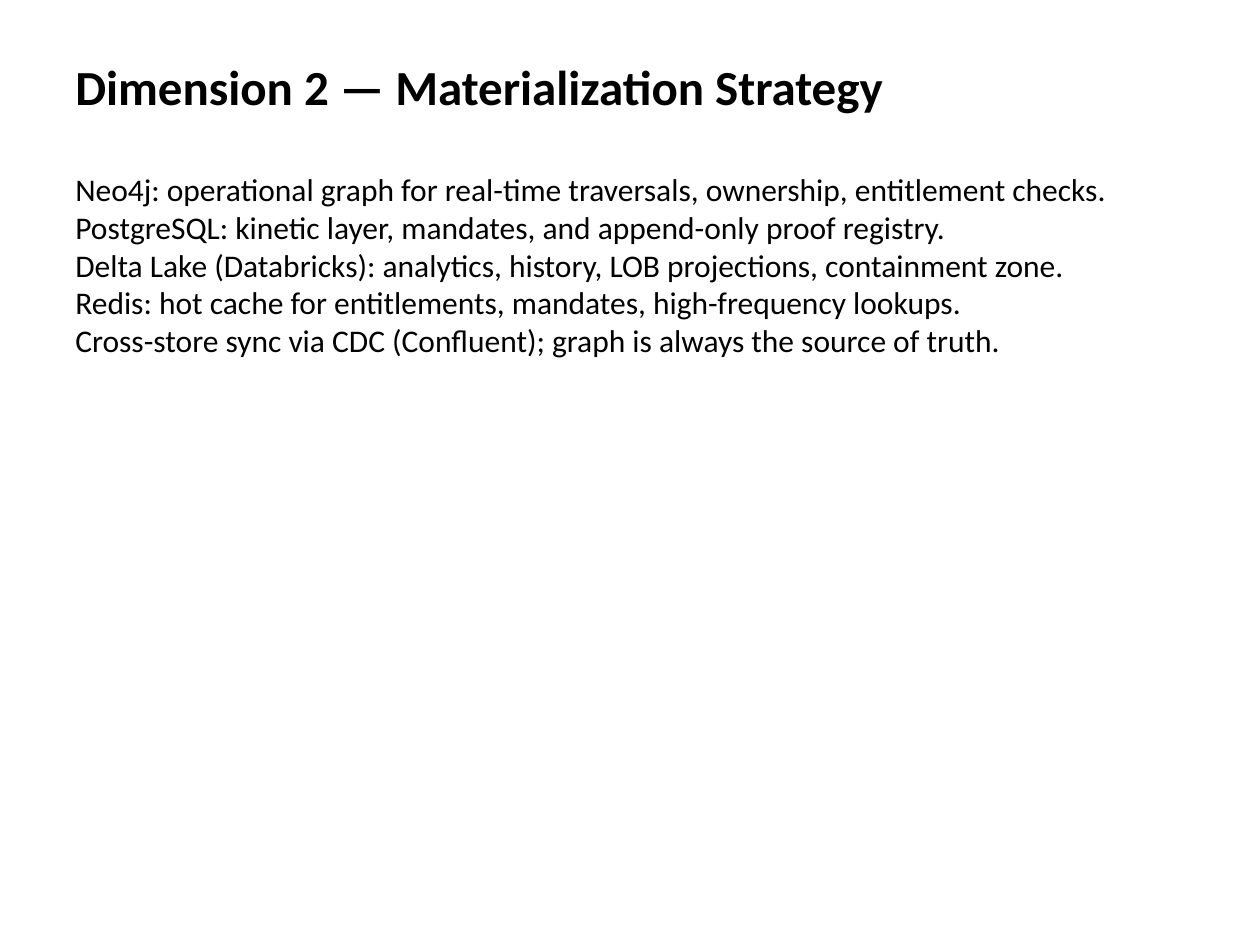
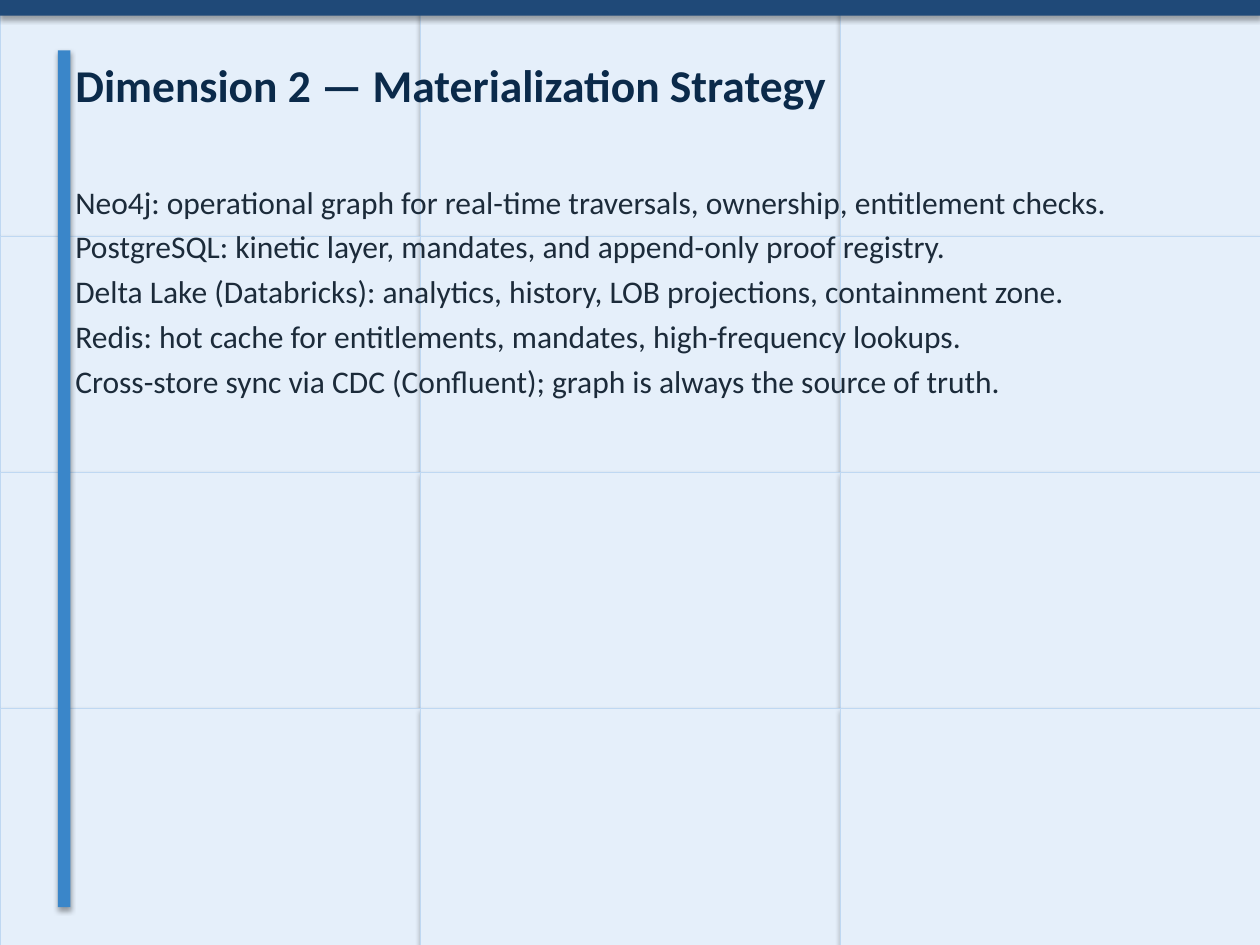
Before and after one commit to danielssonn/dataarch, a slide deck: slide 4 of artifacts/github-export/presentations/leadership-blueprint-presentation.pptx. Drawn at 1260x945 pixels with LibreOffice and Linux fonts; fonts in the diff are those of the drawing. Boxes give left, top, right and bottom in pixels: in the first picture for what was removed or moved away, otherwise in the second. Text is boxed around its words. In the diff, an @@ line names an element or a change of style, - is before the commit and + after.

Commit message:
feat: restyle leadership presentation as blueprint (colors, grid, accents)

```diff
--- a/artifacts/github-export/presentations/leadership-blueprint-presentation.pptx
+++ b/artifacts/github-export/presentations/leadership-blueprint-presentation.pptx
@@ rectangle added at box(0, 0, 420, 237), fill #E5EFFA, outline #BFD8F2 0.5 pt @@
@@ rectangle added at box(0, 0, 1260, 15), fill #1F4978 @@
@@ rectangle added at box(420, 0, 839, 237), fill #E5EFFA, outline #BFD8F2 0.5 pt @@
@@ rectangle added at box(840, 0, 1260, 237), fill #E5EFFA, outline #BFD8F2 0.5 pt @@
@@ rectangle added at box(58, 50, 71, 907), fill #3A86C9 @@
@@ text "Dimension 2 — Materialization Strategy" at box(75, 70, 826, 110): size 28 to 26 pt, text colour #000000 to #0B2A4A @@
@@ text "Neo4j: operational graph for real-time ...": place and size @@
-text "Neo4j: operational graph for real-time ..." at box(75, 179, 1105, 358)
+text "Neo4j: operational graph for real-time ..." at box(75, 192, 1105, 399)
@@ text "Neo4j: operational graph for real-time ..." at box(75, 192, 1105, 399): text colour #000000 to #1C2B3A; more space between paragraphs @@
@@ rectangle added at box(0, 237, 420, 474), fill #E5EFFA, outline #BFD8F2 0.5 pt @@
@@ rectangle added at box(420, 237, 839, 474), fill #E5EFFA, outline #BFD8F2 0.5 pt @@
@@ rectangle added at box(840, 237, 1260, 474), fill #E5EFFA, outline #BFD8F2 0.5 pt @@
@@ rectangle added at box(0, 472, 420, 709), fill #E5EFFA, outline #BFD8F2 0.5 pt @@
@@ rectangle added at box(420, 472, 839, 709), fill #E5EFFA, outline #BFD8F2 0.5 pt @@
@@ rectangle added at box(840, 472, 1260, 709), fill #E5EFFA, outline #BFD8F2 0.5 pt @@
@@ rectangle added at box(0, 708, 420, 945), fill #E5EFFA, outline #BFD8F2 0.5 pt @@
@@ rectangle added at box(420, 708, 839, 945), fill #E5EFFA, outline #BFD8F2 0.5 pt @@
@@ rectangle added at box(840, 708, 1260, 945), fill #E5EFFA, outline #BFD8F2 0.5 pt @@
```
Also in this commit, not shown: 12 other slides changed.
